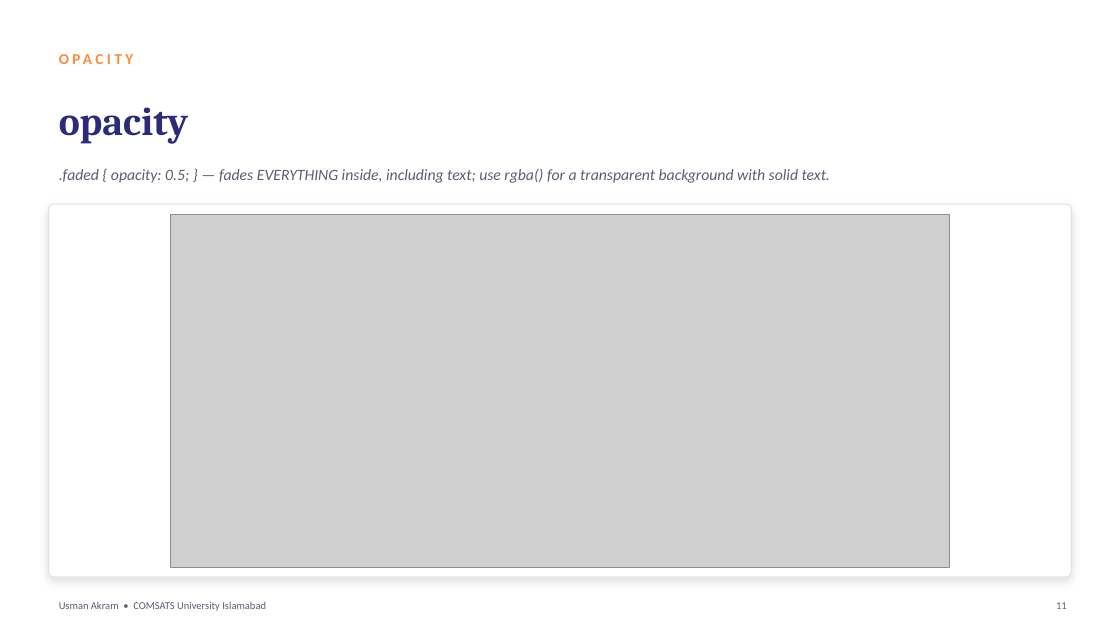
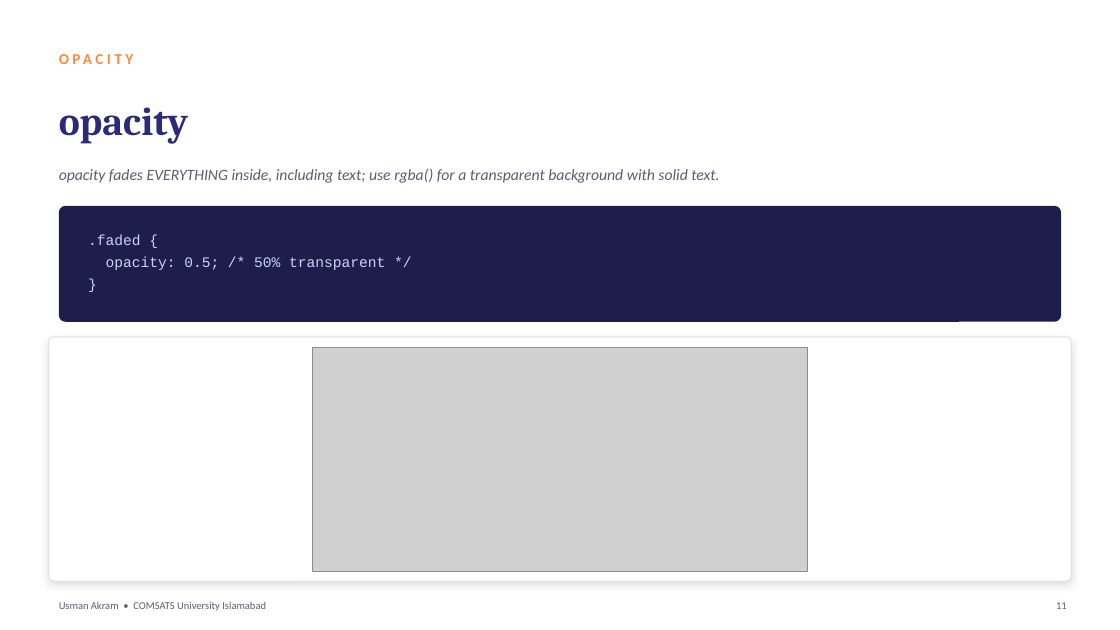
Before and after one commit to mua22/mern-web-book, a slide deck: slide 11 of slides/CSC336-Lecture-08-CSS3-Features.pptx. Drawn at 1120x630 pixels with LibreOffice and Linux fonts; fonts in the diff are those of the drawing; grey boxes stand for pictures. Boxes give left, top, right and bottom in pixels: in the first picture for what was removed or moved away, otherwise in the second. Text is boxed around its words. In the diff, an @@ line names an element or a change of style, - is before the commit and + after.

```diff
--- a/slides/CSC336-Lecture-08-CSS3-Features.pptx
+++ b/slides/CSC336-Lecture-08-CSS3-Features.pptx
@@ text at (x1=59, y1=169, x2=719, y2=183): text changed @@
-.faded { opacity: 0.5; } — fades EVERYTHING inside, including text; use rgba() for a transparent background with solid text.
+opacity fades EVERYTHING inside, including text; use rgba() for a transparent background with solid text.
@@ rounded rectangle added at (x1=59, y1=206, x2=1061, y2=322), fill #1E1E4C @@
@@ text added at (x1=88, y1=235, x2=385, y2=270), 12.5 pt, text #C9D3F5 @@
+.faded {
+opacity: 0.5; /* 50% transparent */
+}
@@ rounded rectangle resized from (x1=49, y1=204, x2=1071, y2=577) to (x1=49, y1=337, x2=1071, y2=581) @@
@@ rounded rectangle at (x1=49, y1=337, x2=1071, y2=581): proportions changed @@
@@ picture resized from (x1=171, y1=214, x2=949, y2=567) to (x1=313, y1=347, x2=807, y2=571) @@
```
Also in this commit, not shown: 11 other slides changed, 2 other files.
